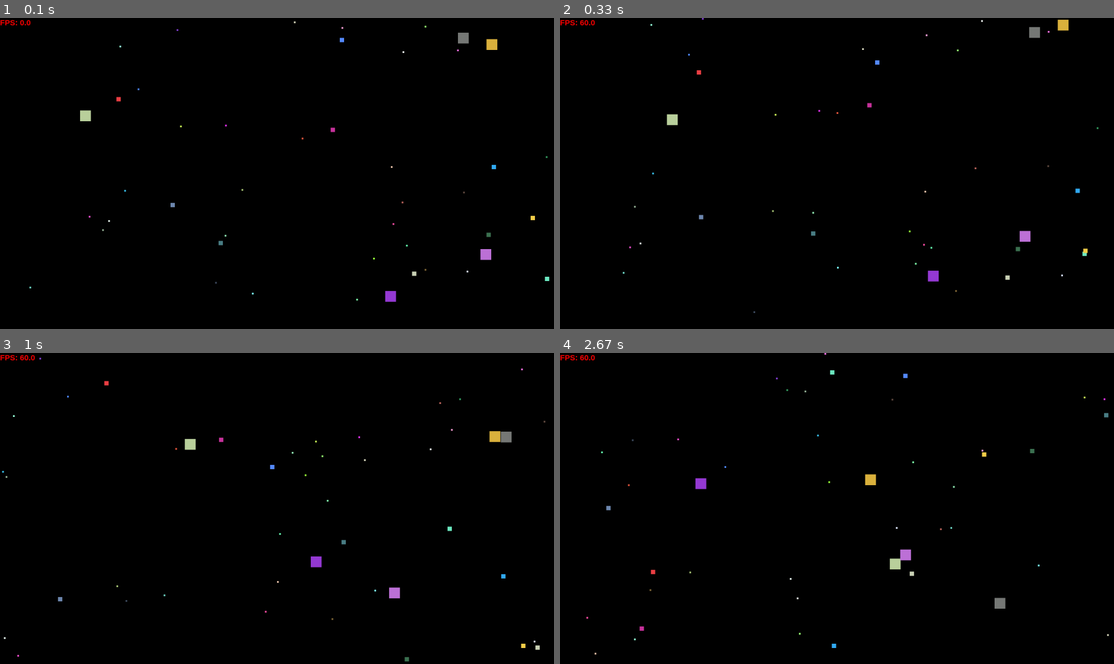
Above: before the commit, frames 1-4 (two rows, left to right).
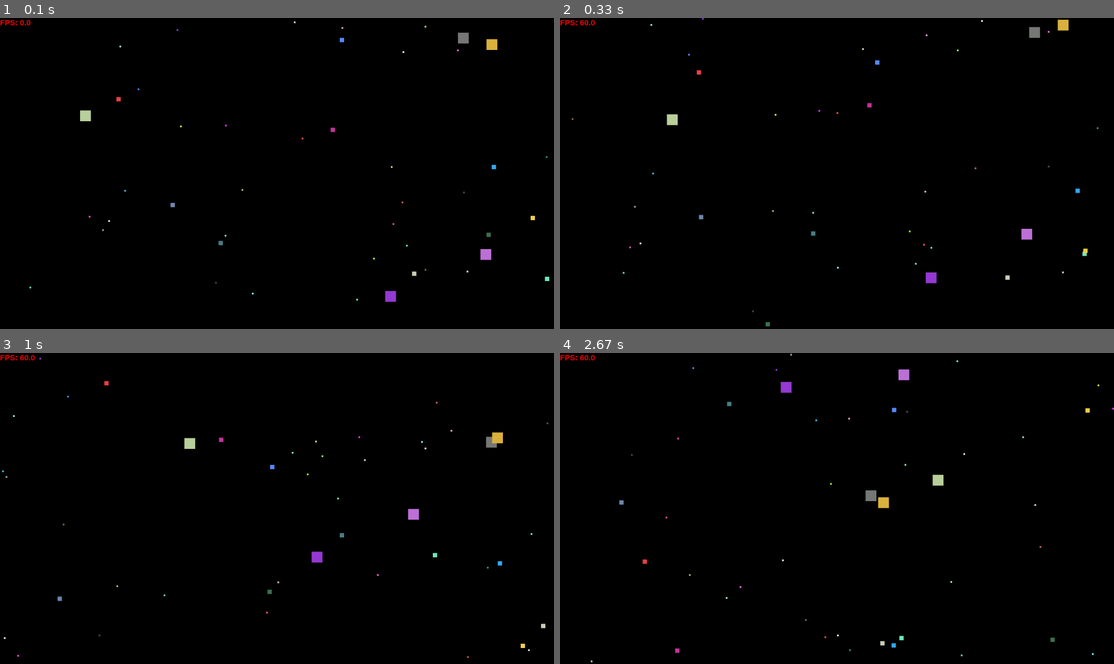
Above: after the commit, the same moments.

Repository: Azoz-eu/lab8-pygame
Game: pygame game, started from main.py
The game is run twice, just before and just after one commit, with the same random seed, the same clock (stepped at 60 frames per second) and the same inputs.
Inputs:
- Up to frame 1 (0.1 s): no input
- Up to frame 2 (0.33 s): no input
- Up to frame 3 (1 s): no input
- Up to frame 4 (2.67 s): no input

Frame 1 is identical in both runs. In frame 2, 0.2% of the frame differs, in the area x 2-91%, y 32-100%; in frame 3, 0.6%; in frame 4, 1.2%, in the area x 4-100%, y 0-100%.

Commit message:
q2 - same size respawn

Diff:
--- a/main.py
+++ b/main.py
@@ -70,6 +70,13 @@
         size_ratio = (self.size - MIN_SQUARE_SIZE) / max(1, MAX_SQUARE_SIZE - MIN_SQUARE_SIZE)
         return MAX_DYNAMIC_SPEED - size_ratio * (MAX_DYNAMIC_SPEED - MIN_DYNAMIC_SPEED)
 
+    def respawn(self) -> None:
+        """Reset position and velocity while keeping size and color unchanged."""
+        self.x = random.randint(0, max(0, self.screen_width - self.size))
+        self.y = random.randint(0, max(0, self.screen_height - self.size))
+        self.vx = random.choice([-1, 1]) * random.uniform(MIN_VELOCITY, MAX_VELOCITY)
+        self.vy = random.choice([-1, 1]) * random.uniform(MIN_VELOCITY, MAX_VELOCITY)
+
     def update(self, all_squares: List["Square"]) -> None:
         """Update position with random drift and flee from larger nearby squares, and chase smaller ones."""
         # Keep trajectories feeling organic with slight random drift.
@@ -182,7 +189,7 @@
         self.clock = pygame.time.Clock()
         self.font = pygame.font.SysFont("Arial", 18, bold=True)
 
-        # Create squares and mixing squares
+        # Create squares and mix squares
         self.squares: List[Square] = [
             Square(SCREEN_WIDTH, SCREEN_HEIGHT, size=size)
             for count, size in SQUARE_MIX
@@ -201,10 +208,40 @@
                 if event.key == pygame.K_ESCAPE:
                     self.running = False
 
+    def check_collisions(self) -> None:
+        """Respawn any smaller square that is fully overlapped by a larger one.
+
+        A "kill" is registered when the bounding boxes of a larger and a smaller
+        square intersect.  The smaller square immediately respawns at a new random
+        position with the same size, preserving the population mix.
+        """
+        eaten: set[int] = set()
+        for i, small in enumerate(self.squares):
+            if i in eaten:
+                continue
+            for j, large in enumerate(self.squares):
+                if i == j or j in eaten:
+                    continue
+                if large.size <= small.size:
+                    continue
+                # AABB overlap test
+                if (
+                    small.x < large.x + large.size
+                    and small.x + small.size > large.x
+                    and small.y < large.y + large.size
+                    and small.y + small.size > large.y
+                ):
+                    eaten.add(i)
+                    break  # one kill per frame per square is enough
+
+        for i in eaten:
+            self.squares[i].respawn()
+
     def update(self) -> None:
         """Update game logic (move squares, check collisions, etc.)."""
         for square in self.squares:
             square.update(self.squares)
+        self.check_collisions()
 
     def draw(self) -> None:
         """Draw all game objects on the screen."""
Not shown, changed: MY_EXAM.MD
